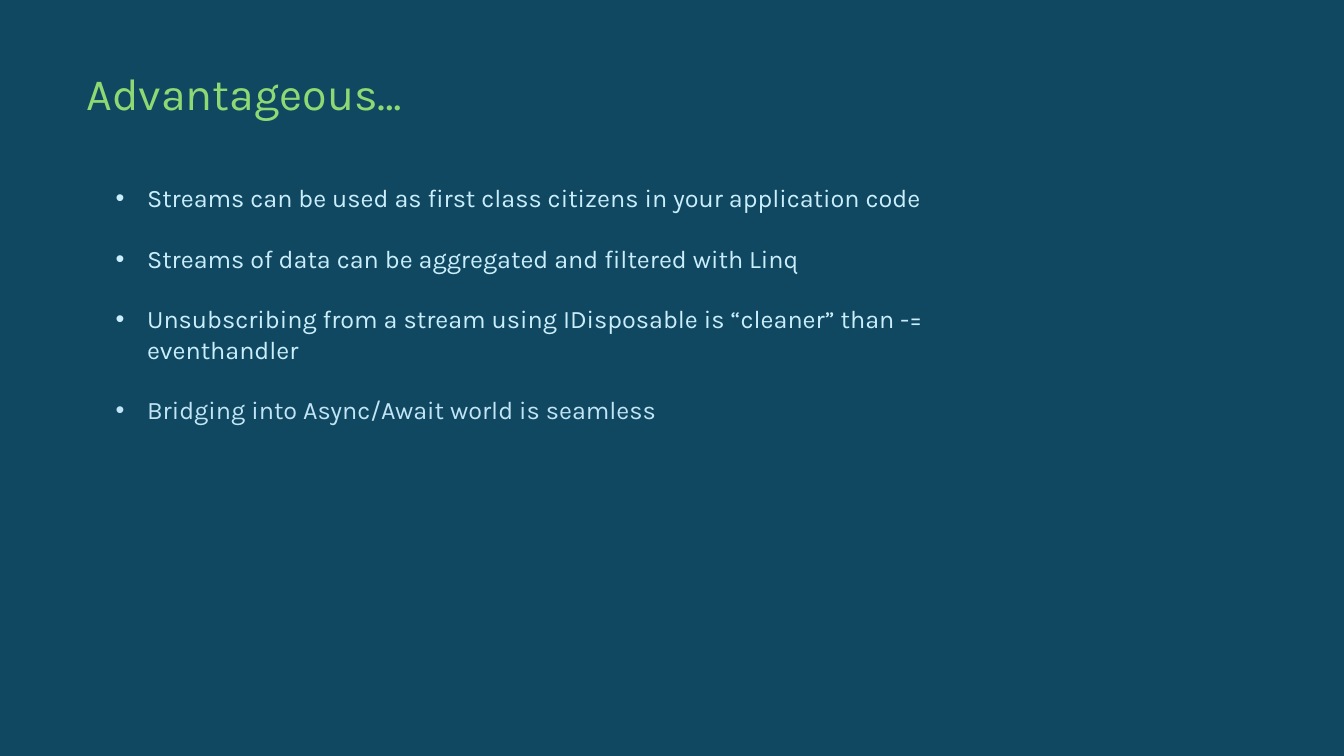
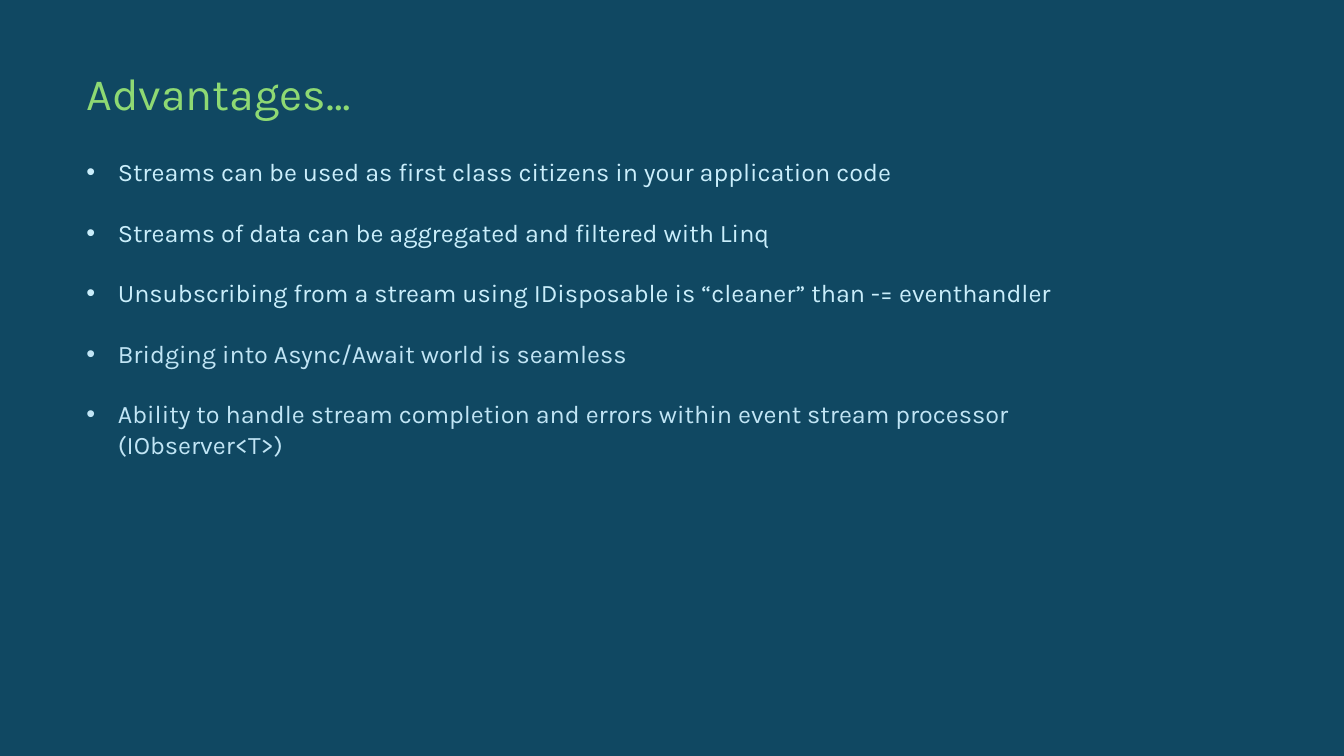
Before and after one commit to jeanhibbert/RxDemo2025, a slide deck: slide 7 of Resources/RxTalk2025.pptx (slide 6 before the commit). Drawn at 1344x756 pixels with LibreOffice and Linux fonts; fonts in the diff are those of the drawing. Boxes give left, top, right and bottom in pixels: in the first picture for what was removed or moved away, otherwise in the second. Text is boxed around its words. In the diff, an @@ line names an element or a change of style, - is before the commit and + after.

```diff
--- a/Resources/RxTalk2025.pptx
+++ b/Resources/RxTalk2025.pptx
@@ text at (86,79,350,121): text changed @@
-Advantageous…
+Advantages…
@@ text "Streams can be used as ...": place and size @@
-text "Streams can be used as ..." at (147,189,921,425)
+text "Streams can be used as ..." at (118,163,1050,457)
@@ text at (118,405,1008,457): paragraph added @@
+• Ability to handle stream completion and errors within event stream processor (IObserver<T>)
```
Also in this commit, not shown: 2 other slides changed, 1 slide added, 1 slide removed, 2 other files.
